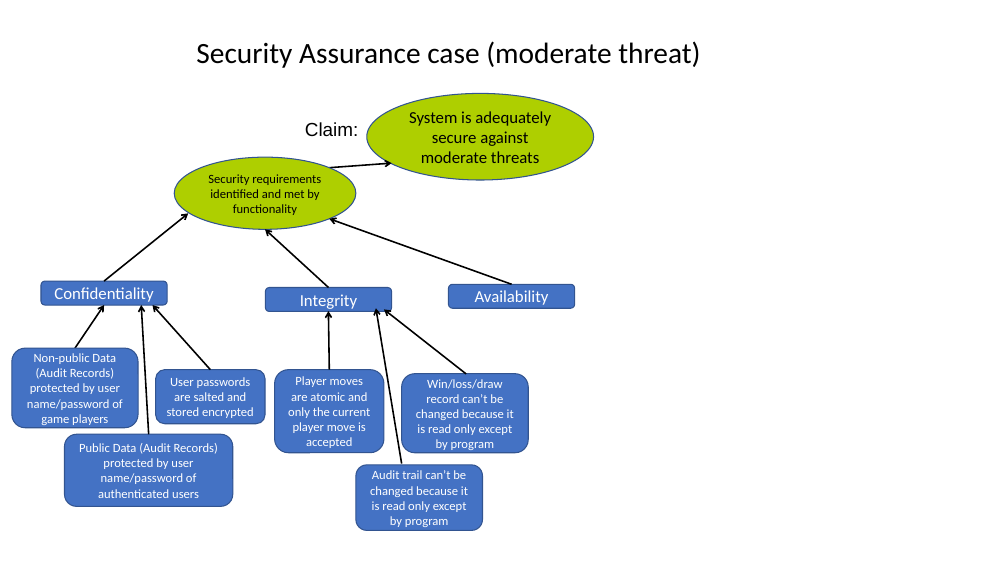
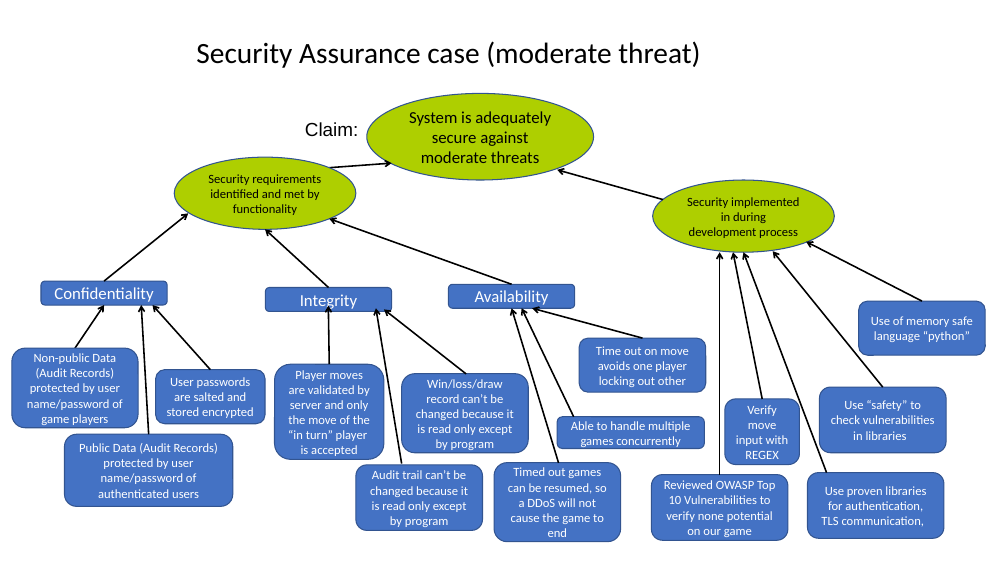
Before and after one commit to corya14/tic-tactical-toe, a slide deck: slide 1 of docs/ISA 681 Security Assurance Diagram.pptx. Drawn at 1008x567 pixels with LibreOffice and Linux fonts; fonts in the diff are those of the drawing. Boxes give left, top, right and bottom in pixels: in the first picture for what was removed or moved away, otherwise in the second. Text is boxed around its words. In the diff, an @@ line names an element or a change of style, - is before the commit and + after.

```diff
--- a/docs/ISA 681 Security Assurance Diagram.pptx
+++ b/docs/ISA 681 Security Assurance Diagram.pptx
@@ arrow added from (663, 200) to (557, 170), #000000 1.5 pt @@
@@ ellipse added at bbox=[653, 180, 834, 253], fill #AECF00, outline #325491 1 pt, 12 pt, text #000000 @@
+Security implemented in during development process
@@ arrow added from (720, 475) to (720, 253), #000000 1.5 pt @@
@@ arrow added from (762, 399) to (734, 253), #000000 1.5 pt @@
@@ arrow added from (827, 473) to (743, 253), #000000 1.5 pt @@
@@ arrow added from (883, 387) to (773, 251), #000000 1.5 pt @@
@@ arrow added from (923, 301) to (806, 242), #000000 1.5 pt @@
@@ arrow moved from (330, 370) - (328, 311) to (330, 364) - (328, 306) @@
@@ arrow added from (559, 463) to (512, 309), #000000 1.5 pt @@
@@ arrow added from (574, 417) to (522, 309), #000000 1.5 pt @@
@@ arrow added from (643, 338) to (532, 309), #000000 1.5 pt @@
@@ rounded rectangle added at bbox=[859, 301, 985, 355], fill #4472C4, outline #325491 1 pt, 12 pt, text #FFFFFF @@
+Use of memory safe language “python”
@@ rounded rectangle added at bbox=[579, 338, 706, 392], fill #4472C4, outline #325491 1 pt, 12 pt, text #FFFFFF @@
+Time out on move avoids one player locking out other
@@ rounded rectangle "Player moves are validated by ...": place and size @@
-rounded rectangle "Player moves are validated by ..." at bbox=[274, 370, 384, 453]
+rounded rectangle "Player moves are validated by ..." at bbox=[274, 364, 384, 460]
@@ text in rounded rectangle at bbox=[288, 370, 370, 456]: text changed @@
-Player moves are atomic and only the current player move is accepted
+Player moves are validated by server and only the move of the “in turn” player is accepted
@@ rounded rectangle added at bbox=[820, 387, 946, 453], fill #4472C4, outline #325491 1 pt, 12 pt, text #FFFFFF @@
+Use “safety” to check vulnerabilities in libraries
@@ rounded rectangle added at bbox=[557, 417, 705, 448], fill #4472C4, outline #325491 1 pt, 12 pt, text #FFFFFF @@
+Able to handle multiple games concurrently
@@ rounded rectangle added at bbox=[725, 399, 800, 465], fill #4472C4, outline #325491 1 pt, 12 pt, text #FFFFFF @@
+Verify move input with REGEX
@@ rounded rectangle added at bbox=[495, 463, 621, 542], fill #4472C4, outline #325491 1 pt, 12 pt, text #FFFFFF @@
+Timed out games can be resumed, so a DDoS will not cause the game to end
@@ rounded rectangle added at bbox=[652, 475, 788, 541], fill #4472C4, outline #325491 1 pt, 12 pt, text #FFFFFF @@
+Reviewed OWASP Top 10 Vulnerabilities to verify none potential on our game
@@ rounded rectangle added at bbox=[808, 473, 944, 538], fill #4472C4, outline #325491 1 pt, 12 pt, text #FFFFFF @@
+Use proven libraries for authentication, TLS communication,
```
Also in this commit, not shown: 2 other files.
